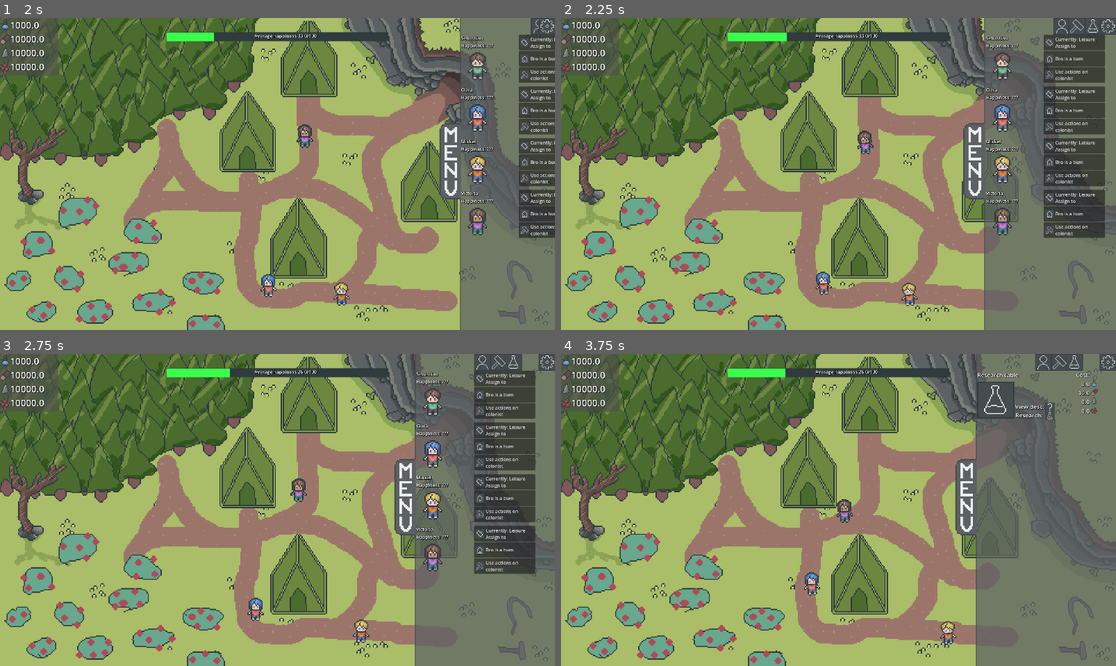
Above: before the commit, frames 1-4 (two rows, left to right).
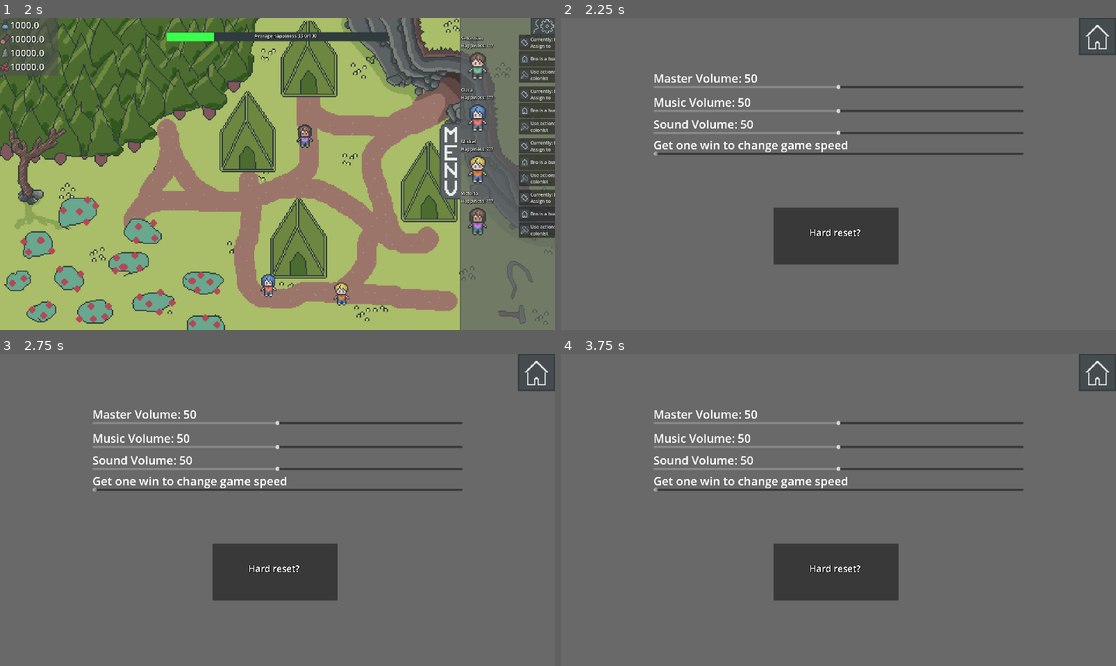
Above: after the commit, the same moments.

Repository: Lueegee1/EksamenDDU
Game: Godot game, scene res://Scenes/Root.tscn
The game is run twice, just before and just after one commit, with the same random seed, the same clock (stepped at 60 frames per second) and the same inputs. The engine's default icon, where the game draws it, is replaced by a stand-in: a white triangle on a blue panel in a dark square.
Inputs (mouse positions are in pixels of both pictures, inside the frame that each line leads up to):
- Up to frame 1 (2 s): click (294, 114) at 0.5 s; click (305, 117) at 1.27 s
- Up to frame 2 (2.25 s): click (1104, 27) at 2 s
- Up to frame 3 (2.75 s): no input
- Up to frame 4 (3.75 s): click (1060, 363) at 2.75 s; click (1077, 363) at 3.5 s

Frame 1 is identical in both runs. In frame 2, 82% of the frame differs, in the area x 0-100%, y 0-100%; in frame 3, 81%; in frame 4, 75%.

Commit message:
Settings instantiation

Diff:
--- a/ddu-eksamen/Scenes/Game.tscn
+++ b/ddu-eksamen/Scenes/Game.tscn
@@ -435,4 +435,7 @@
 [node name="Marker2D" type="Marker2D" parent="." unique_id=750165747]
 position = Vector2(608, 369)
 
+[node name="SettingsLayer" type="CanvasLayer" parent="." unique_id=1309816676]
+layer = 2
+
 [connection signal="timeout" from="TickTimer" to="." method="_on_tick_timer_timeout"]
--- a/ddu-eksamen/Scenes/Settings.tscn
+++ b/ddu-eksamen/Scenes/Settings.tscn
@@ -1,7 +1,9 @@
 [gd_scene format=3 uid="uid://biniyuyws61oh"]
 
-[ext_resource type="Script" uid="uid://yiwn2p28vtwm" path="res://Scenes/Settings.gd" id="1_4hxq3"]
+[ext_resource type="Script" uid="uid://yiwn2p28vtwm" path="res://Scripts/Settings.gd" id="1_4hxq3"]
 [ext_resource type="LabelSettings" uid="uid://bwv2mgkq08ssg" path="res://Assets/RessourceLabel.tres" id="2_flfri"]
+[ext_resource type="Texture2D" uid="uid://dsq0jh0ac8php" path="res://Assets/temp files/buttons/Sprite-0003-Sheet1.png" id="3_w1nw0"]
+[ext_resource type="Texture2D" uid="uid://b23bnaarcphjh" path="res://Assets/temp files/buttons/Sprite-0003-Sheet-Sheet1.png" id="4_w1nw0"]
 
 [sub_resource type="LabelSettings" id="LabelSettings_fv8yg"]
 font_size = 40
@@ -13,6 +15,7 @@
 script = ExtResource("1_4hxq3")
 
 [node name="CanvasLayer" type="CanvasLayer" parent="." unique_id=1883917230]
+layer = 4
 
 [node name="ColorRect" type="ColorRect" parent="CanvasLayer" unique_id=1693964785]
 offset_right = 1920.0
@@ -149,6 +152,14 @@
 text = "NO!"
 label_settings = SubResource("LabelSettings_yrknh")
 
+[node name="TextureButton" type="TextureButton" parent="CanvasLayer" unique_id=453327048]
+offset_left = 1792.0
+offset_right = 1824.0
+offset_bottom = 32.0
+scale = Vector2(4, 4)
+texture_normal = ExtResource("3_w1nw0")
+texture_pressed = ExtResource("4_w1nw0")
+
 [connection signal="value_changed" from="CanvasLayer/Volume" to="." method="_on_volume_value_changed"]
 [connection signal="value_changed" from="CanvasLayer/Volume2" to="." method="_on_volume_2_value_changed"]
 [connection signal="value_changed" from="CanvasLayer/Volume3" to="." method="_on_volume_3_value_changed"]
@@ -156,3 +167,4 @@
 [connection signal="pressed" from="CanvasLayer/Button" to="." method="_on_button_pressed"]
 [connection signal="pressed" from="CanvasLayer/Popup/WarningText/Button" to="." method="_on_hard_reset_pressed"]
 [connection signal="pressed" from="CanvasLayer/Popup/WarningText/Button2" to="." method="_on_cancel_pressed"]
+[connection signal="pressed" from="CanvasLayer/TextureButton" to="." method="_on_texture_button_pressed"]
--- a/ddu-eksamen/Scripts/Global.gd
+++ b/ddu-eksamen/Scripts/Global.gd
@@ -6,7 +6,7 @@
 var minerals: float = 10000
 var decorations: int = -10
 var average_happiness: float = 0
-
+const SAVE_FILE = "user://database.json"
 var timer: float = 0
 var tick_interval: float = 1.0
 var load_game = false
@@ -18,4 +18,30 @@
 var SceneChanger
 var GameManager
 
-#func _ready() -> void:
+func load_globals() -> bool:
+	print("Save file exists: ", FileAccess.file_exists(SAVE_FILE))
+	print("Save path: ", SAVE_FILE)
+	if not FileAccess.file_exists(SAVE_FILE): #checker om save filen eksiterer
+		return false
+	var file = FileAccess.open(SAVE_FILE, FileAccess.READ) #opens the file and saves it in read mode as variable file and checks if opening
+#it was succesfull
+	if file == null:
+		return false
+	var save_text = file.get_as_text()
+	file.close()
+	var json_save_data = JSON.new()
+	var parsed_json_save_data = json_save_data.parse(save_text)
+	if parsed_json_save_data != OK: #checks if the json was parsed succesfully
+		return false
+	var saved_data = json_save_data.data
+	if saved_data.has("globals"):
+		var globals= saved_data["globals"]
+		Global.tick_interval= globals.get("tick_interval")
+		Global.volume= globals.get("volume")
+		Global.volume_music= globals.get("volume_music")
+		Global.volume_effect= globals.get("volume_effect")
+		return true
+	else:
+		return false
+func _ready() -> void:
+	load_globals()
--- a/ddu-eksamen/Scenes/Settings.gd
+++ b/ddu-eksamen/Scripts/Settings.gd
@@ -75,16 +75,16 @@
 func update_labels():
 	if not value_changed:
 		return
-	$CanvasLayer/Volume/VolumeLabel.text = "Master Volume: " + round(str(Global.volume))
+	$CanvasLayer/Volume/VolumeLabel.text = "Master Volume: " + str(round(Global.volume))
 	$CanvasLayer/Volume.value =Global.volume
-	$CanvasLayer/Volume2/VolumeLabel.text = "Music Volume: " + round(str(Global.volume_music))
+	$CanvasLayer/Volume2/VolumeLabel.text = "Music Volume: " + str(round(Global.volume_music))
 	$CanvasLayer/Volume2.value = Global.volume_music
-	$CanvasLayer/Volume3/VolumeLabel.text = "Sound Volume: " + round(str(Global.volume_effect))
+	$CanvasLayer/Volume3/VolumeLabel.text = "Sound Volume: " + str(round(Global.volume_effect))
 	$CanvasLayer/Volume3.value = Global.volume_effect
 	print(Global.volume_effect)
 	load_wins()
 	if len(wins) >=1:
-		$CanvasLayer/GameSpeed/SpeedLabel.text = "Current Game Speed " + round(str(Global.tick_interval))
+		$CanvasLayer/GameSpeed/SpeedLabel.text = "Current Game Speed " + str(round(Global.tick_interval))
 		$CanvasLayer/GameSpeed.editable = true
 	else:
 		$CanvasLayer/GameSpeed.editable = false
@@ -122,3 +122,9 @@
 	Global.tick_interval = value
 	value_changed = true
 	pass # Replace with function body.
+
+
+func _on_texture_button_pressed() -> void:
+	Global.GameManager.save_game()
+	queue_free()
+	pass # Replace with function body.
--- a/ddu-eksamen/Scripts/UI.gd
+++ b/ddu-eksamen/Scripts/UI.gd
@@ -8,6 +8,7 @@
 @onready var research_menu = $RootMenu/ResearchScroll
 @onready var colonist_menu = $RootMenu/ColonistScroll
 
+const settings_scene= preload("res://Scenes/Settings.tscn")
 const character_card = preload("res://Scenes/ColonistCard.tscn")
 const research_card = preload("res://Scenes/ResearchCard.tscn")
 const build_card = preload("res://Scenes/BuildCard.tscn")
@@ -191,6 +192,12 @@
 		Global.GameManager.kill_colonist($RootMenu/ColonistScroll/ColonistMenu.get_child(1).name_tag.text)
 		print("button 7")
 	if button == buttons[7]:
+		var menu = settings_scene.instantiate()
+		#get_tree().get_root().find_child("SettingsLayer", true, false).add_child(menu)
+		self.add_child(menu)
+		menu.z_index = 100
+		menu.position = Vector2(0,0)
+		menu.visible = true
 		print("button 8")
 	if button == buttons[8]:
 		print("button 9")
Renamed: ddu-eksamen/Scenes/Settings.gd.uid -> ddu-eksamen/Scripts/Settings.gd.uid
